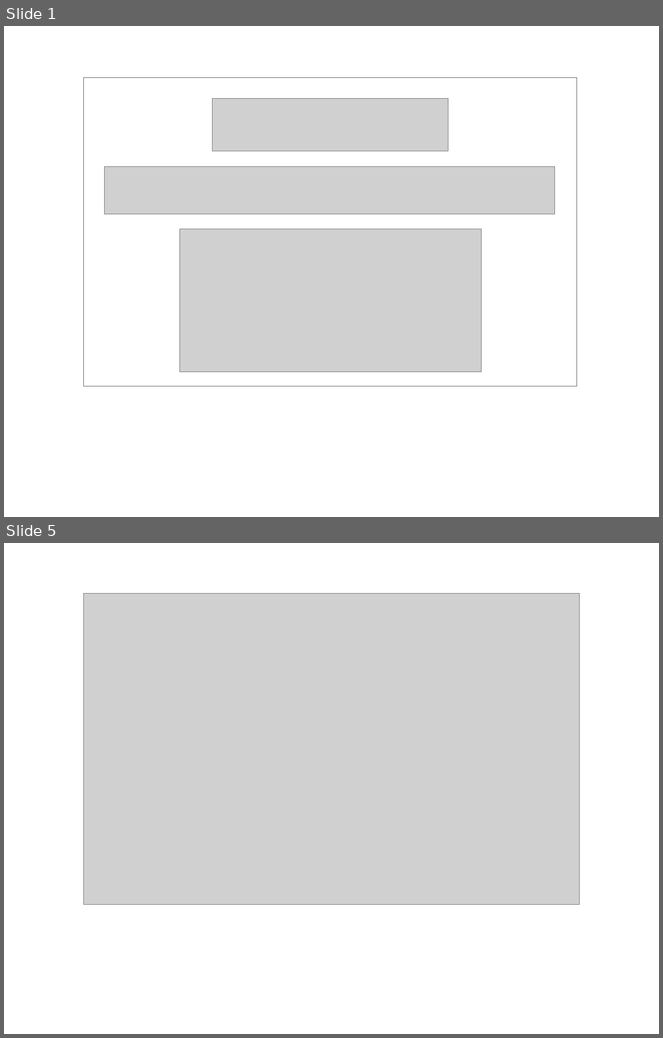
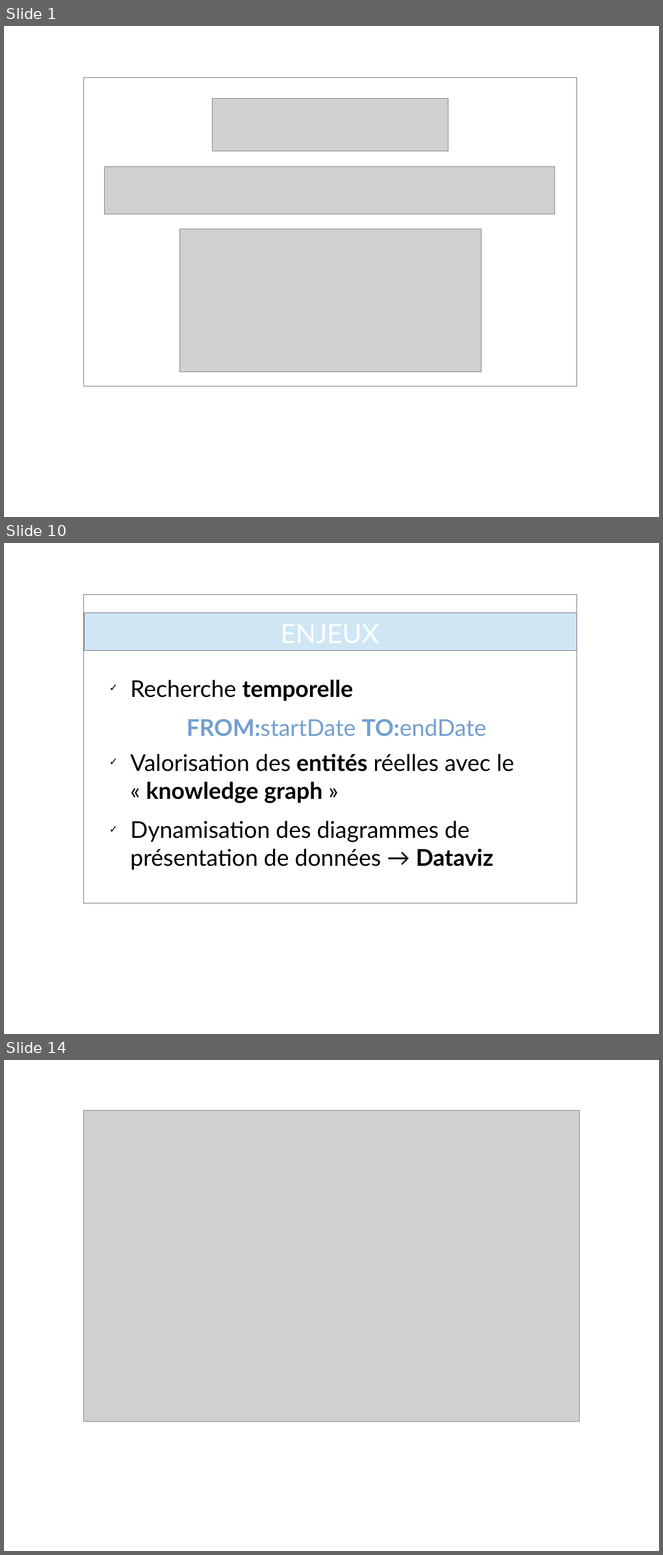
Before and after one commit to Badacadabra/SeriesSearch, a slide deck: presentation/presentation.odp. Shown one above the other, each under a label of ours: slides 1 and 5 before the commit, slides 1, 10 and 14 after it; the slides between them are not shown. The pictures are 663x1038 and 663x1555 pixels, drawn with LibreOffice and Linux fonts; fonts in the diff are those of the drawing; grey boxes stand for pictures; background and template pictures are left out. Boxes give left, top, right and bottom in pixels: in the first picture for what was removed or moved away, otherwise in the second. Text is boxed around its words. In the diff, an @@ line names an element or a change of style, - is before the commit and + after.

```diff
--- a/presentation/presentation.odp
+++ b/presentation/presentation.odp
@@ slide 10 added at (4, 543, 659, 1034), background picture (left out); not listed: 1 template element that a slide beside it also shows @@
@@ title added at (84, 596, 577, 670), 32 pt, text #FFFFFF @@
+ENJEUX
@@ rectangle added at (84, 613, 577, 651), fill #CFE7F5, outline #808080 0 pt @@
@@ text added at (130, 679, 514, 870), 28 pt, text #000000 @@
+✓ Recherche temporelle
+    FROM:startDate TO:endDate
+✓ Valorisation des entités réelles avec le « knowledge graph »
+✓ Dynamisation des diagrammes de présentation de données → Dataviz
@@ what was slide 5 is now slide 14 @@
```
Also in this commit, not shown: 11 other slides added, 3 slides removed, 3 other files.
